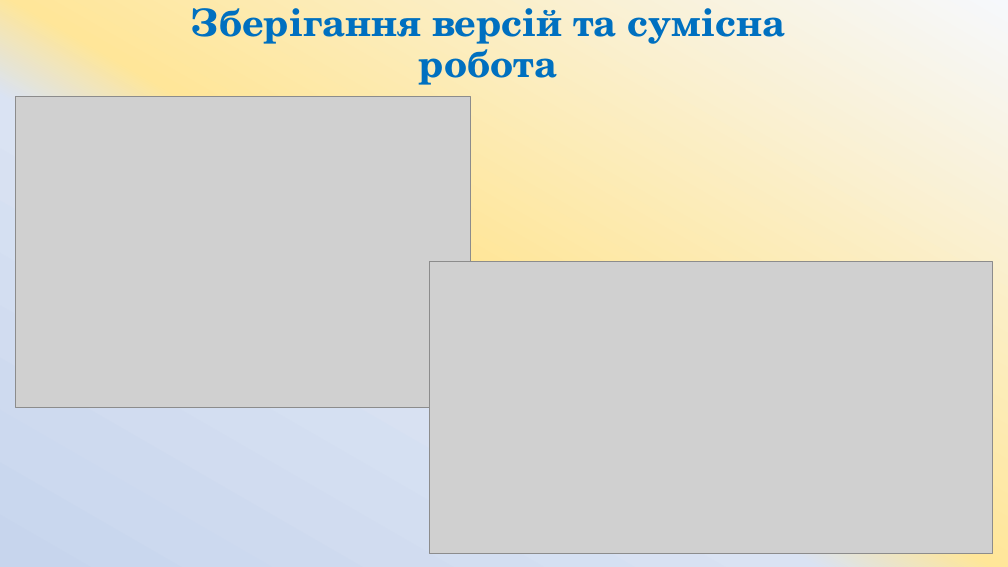
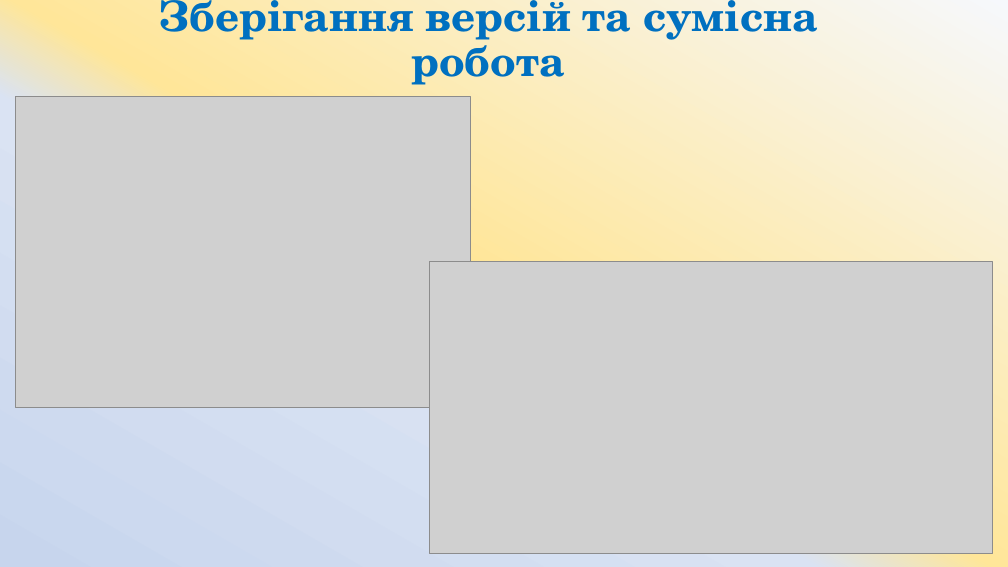
Before and after one commit to ArtemKlym/git_presentation, a slide deck: slide 4 of Git_1 part.pptx. Drawn at 1008x567 pixels with LibreOffice and Linux fonts; fonts in the diff are those of the drawing; grey boxes stand for pictures. Boxes give left, top, right and bottom in pixels: in the first picture for what was removed or moved away, otherwise in the second. Text is boxed around its words. In the diff, an @@ line names an element or a change of style, - is before the commit and + after.

```diff
--- a/Git_1 part.pptx
+++ b/Git_1 part.pptx
@@ title "Зберігання версій та сумісна робота" at (158,0,818,85): size 36 to 40 pt @@
```
Also in this commit, not shown: 2 slides added, 2 slides removed.
